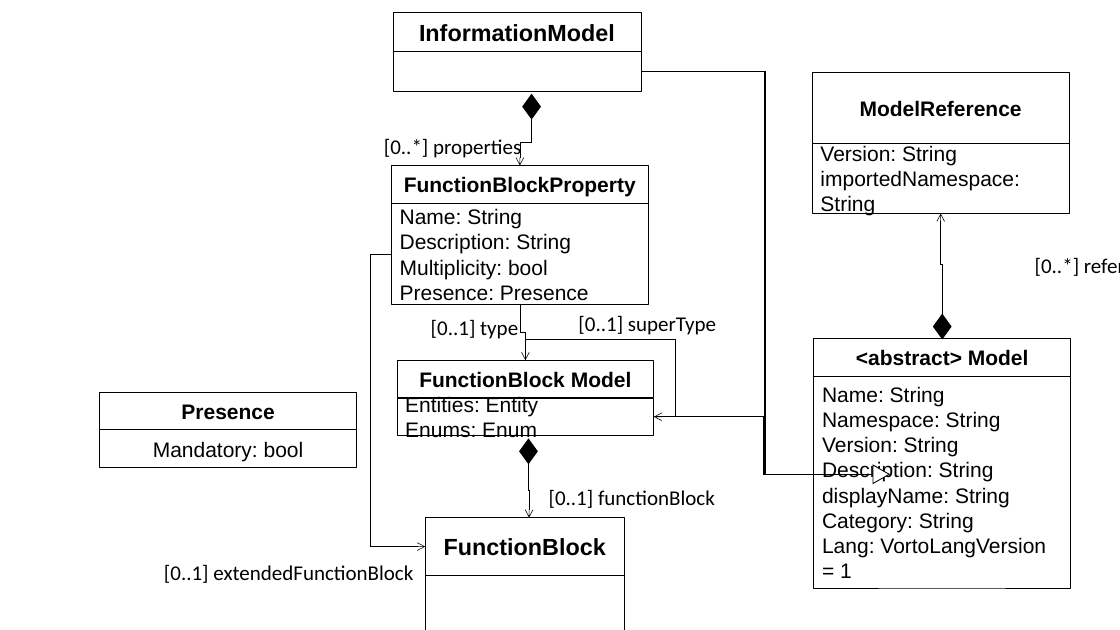
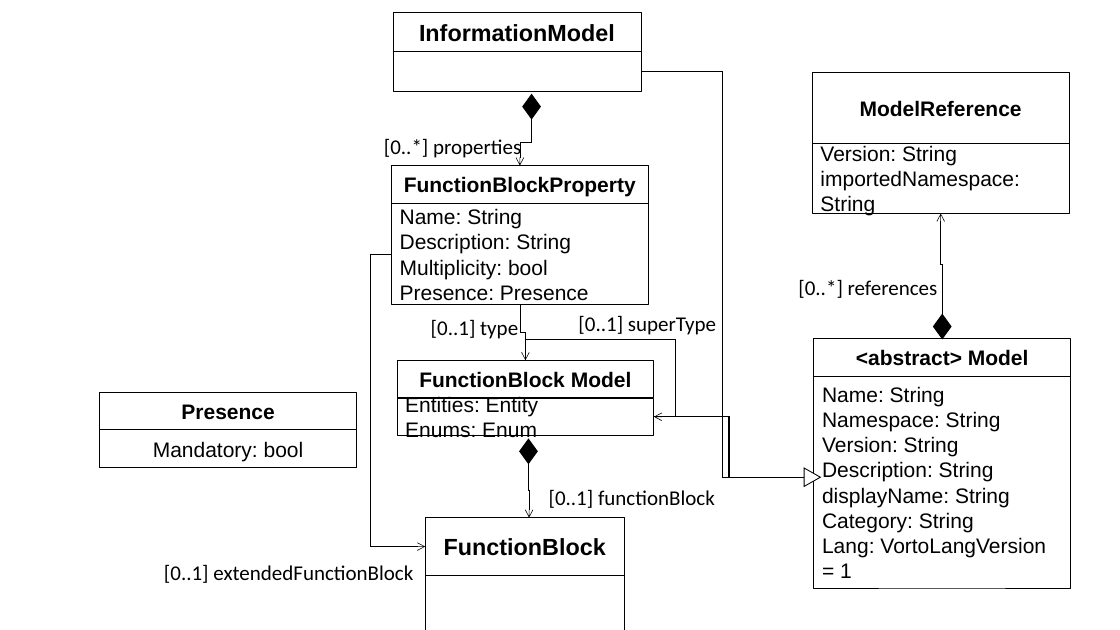
Before and after one commit to derlehner/dt_language_comparison, a slide deck: slide 2 of Figures.pptx. Drawn at 1120x630 pixels with LibreOffice and Linux fonts; fonts in the diff are those of the drawing. Boxes give left, top, right and bottom in pixels: in the first picture for what was removed or moved away, otherwise in the second. Text is boxed around its words. In the diff, an @@ line names an element or a change of style, - is before the commit and + after.

```diff
--- a/Figures.pptx
+++ b/Figures.pptx
@@ elbow line moved from (873, 475) - (641, 71) to (804, 477) - (641, 71) @@
@@ text "[0..*] references" rewrapped from (x1=1035, y1=257, x2=1080, y2=276) to (x1=798, y1=279, x2=938, y2=298) @@
@@ elbow line moved from (873, 475) - (654, 417) to (804, 477) - (654, 417) @@
@@ triangle moved from (x1=873, y1=465, x2=889, y2=484) to (x1=805, y1=468, x2=820, y2=486) @@
```
Also in this commit, not shown: 2 other slides changed, 3 other files.
